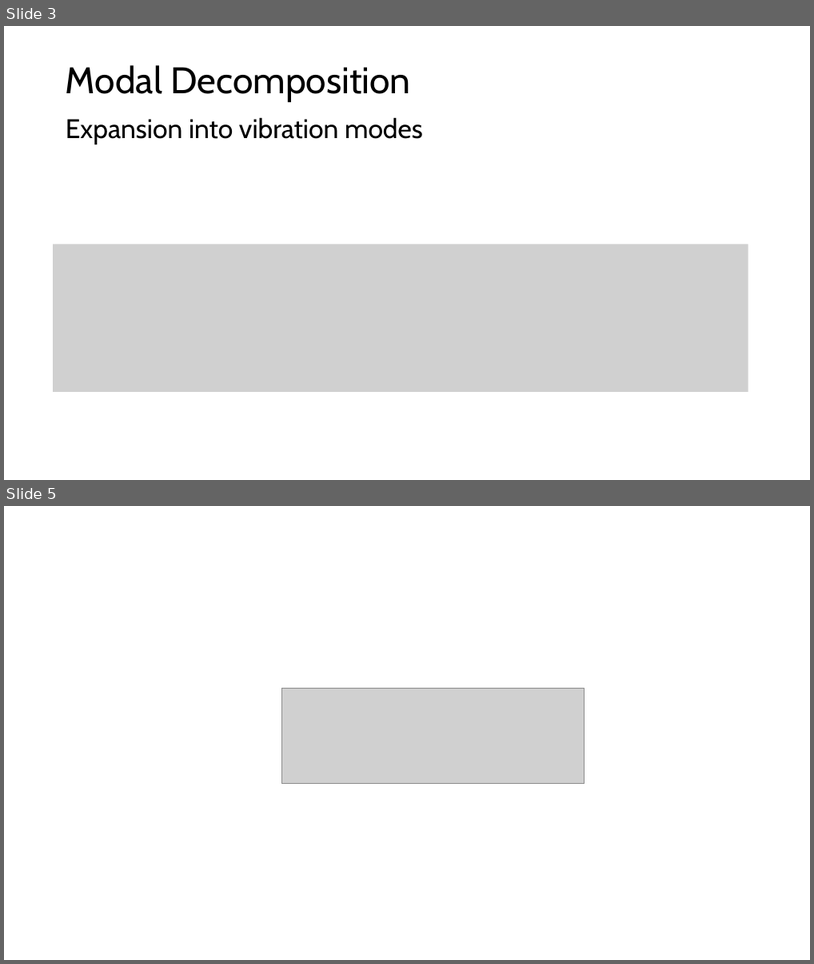
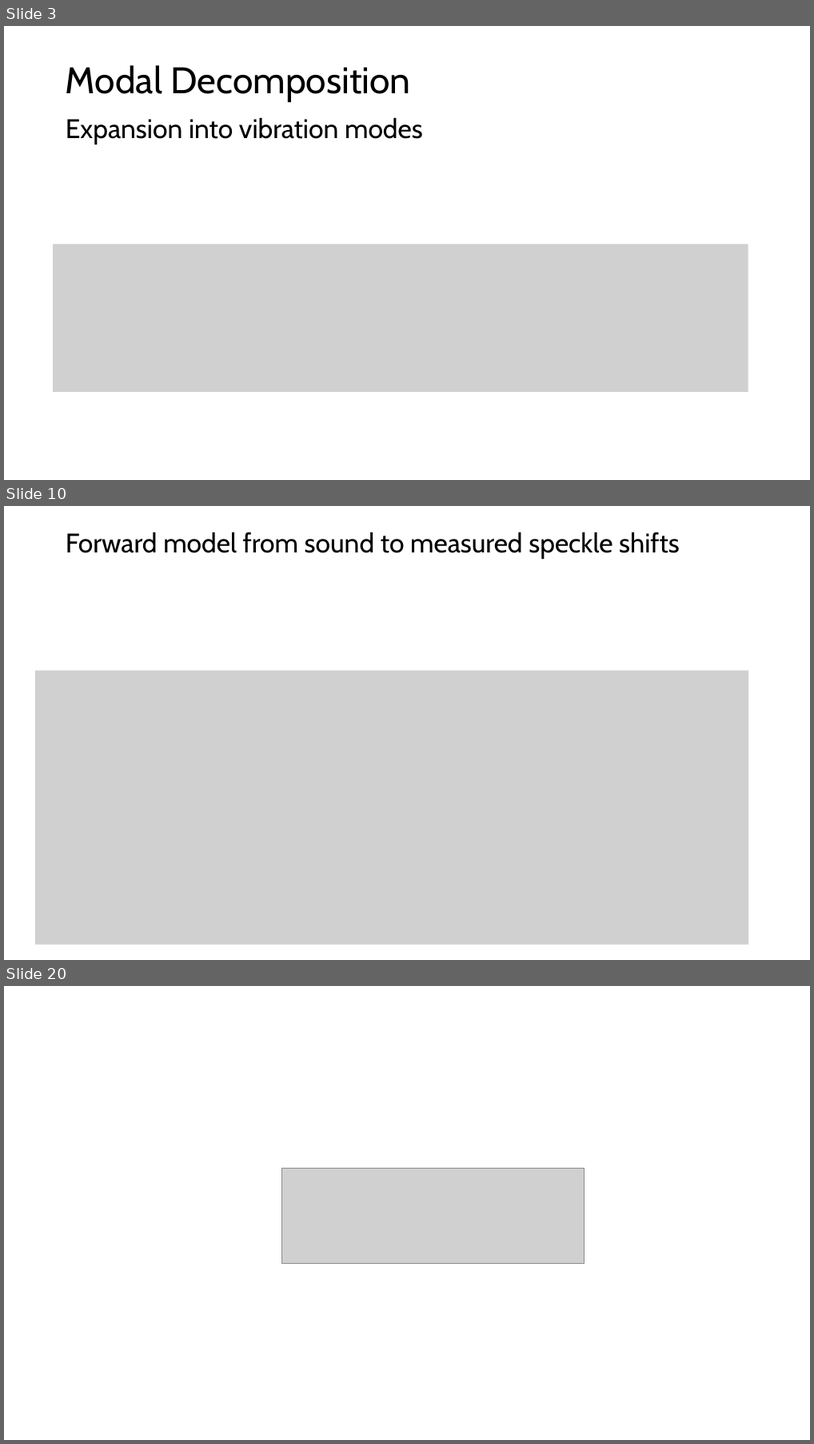
Before and after one commit to shohame/CVPR-2026, a slide deck: Docs/Hearing the Room Through the Shape of the Drum.pptx. Shown one above the other, each under a label of ours: slides 3 and 5 before the commit, slides 3, 10 and 20 after it; the slides between them are not shown. The pictures are 814x964 and 814x1444 pixels, drawn with LibreOffice and Linux fonts; fonts in the diff are those of the drawing; grey boxes stand for pictures. Boxes give left, top, right and bottom in pixels: in the first picture for what was removed or moved away, otherwise in the second. Text is boxed around its words. In the diff, an @@ line names an element or a change of style, - is before the commit and + after.

```diff
--- a/Docs/Hearing the Room Through the Shape of the Drum.pptx
+++ b/Docs/Hearing the Room Through the Shape of the Drum.pptx
@@ slide 10 added at bbox=[4, 506, 810, 960], background #FFFFFF @@
@@ title added at bbox=[66, 532, 680, 559], 32 pt, text #000000 @@
+Forward model from sound to measured speckle shifts
@@ picture added at bbox=[35, 671, 750, 944] @@
@@ what was slide 5 is now slide 20 @@
```
Also in this commit, not shown: 14 other slides added, 9 other files.
